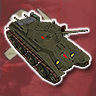
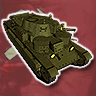
The second 96px x 96px image is a revision of the first. Changes to its layers:
added layer "T-28 (2)" above "T-28 (1)" over [3, 12, 92, 84]
hid "BT-7" over [6, 12, 90, 84]
